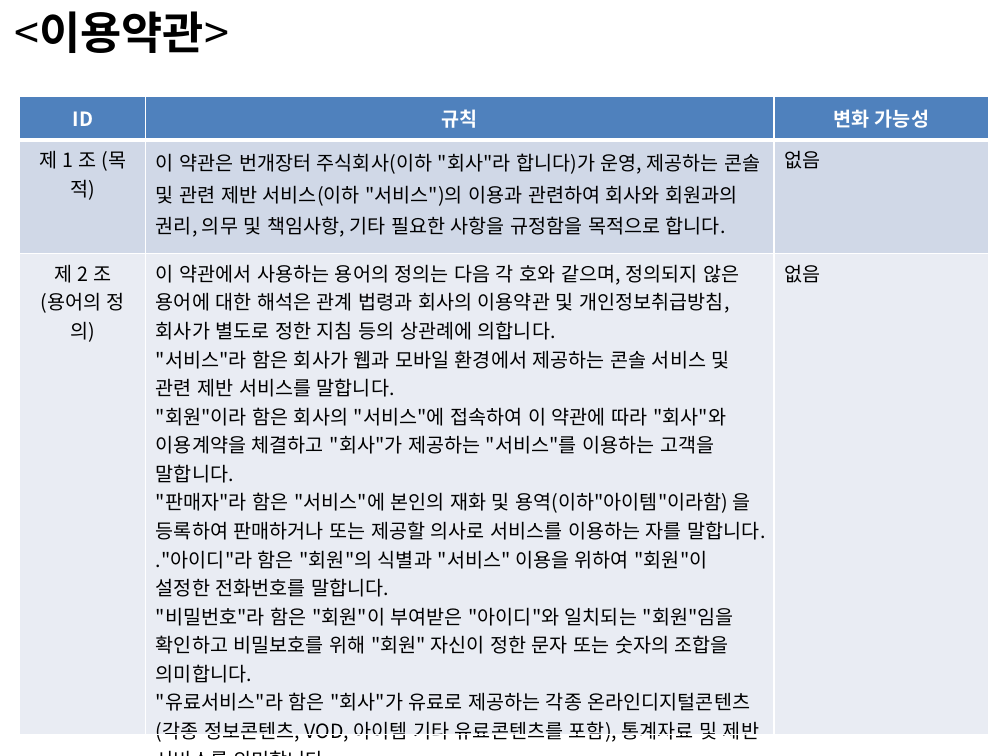
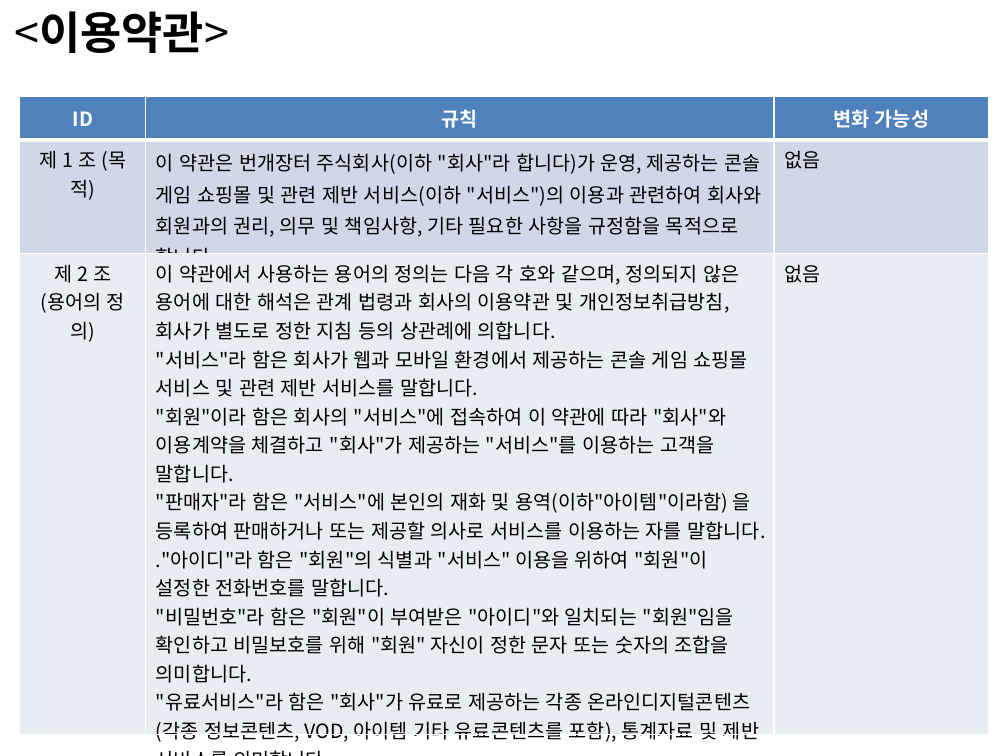
Before and after one commit to Jung-hyeon-Park/portfolio_actifact, a slide deck: slide 2 of 0. 기타/SW아키텍처+비전+수립+-+비즈니스룰+-+_박범진, 박정현.pptx. Drawn at 1008x756 pixels with LibreOffice and Linux fonts; fonts in the diff are those of the drawing. Boxes give left, top, right and bottom in pixels: in the first picture for what was removed or moved away, otherwise in the second. Text is boxed around its words. In the diff, an @@ line names an element or a change of style, - is before the commit and + after.

```diff
--- a/0. 기타/SW아키텍처+비전+수립+-+비즈니스룰+-+_박범진, 박정현.pptx
+++ b/0. 기타/SW아키텍처+비전+수립+-+비즈니스룰+-+_박범진, 박정현.pptx
@@ table at [20,97,989,746] @@
@@ row 2, column 2: "이 약관은 번개장터 주식회사(이하 "회사"라 합니다)가 운영, 제공하는 콘솔 및 관련 제반 서비스(이하 "서비스")의 이용과 관련하여 회사와 회원과의 권리, 의무 및 책임사항, 기타 필요한 사항을 규정함을 목적으로 합니다." to "이 약관은 번개장터 주식회사(이하 "회사"라 합니다)가 운영, 제공하는 콘솔 게임 쇼핑몰 및 관련 제반 서비스(이하 "서비스")의 이용과 관련하여 회사와 회원과의 권리, 의무 및 책임사항, 기타 필요한 사항을 규정함을 목적으로 합니다." @@
@@ row 3, column 2: "이 약관에서 사용하는 용어의 정의는 다음 각 호와 같으며, 정의되지 않은 용어에 대한 해석은 관계 법령과 회사의 이용약관 및 개인정보취급방침, 회사가 별도로 정한 지침 등의 상관례에 의합니다. / "서비스"라 함은 회사가 웹과 모바일 환경에서 제공하는 콘솔 서비스 및 관련 제반 서비스를 말합니다. / "회원"이라 함은 회사의 "서비스"에 접속하여 이 약관에 따라 "회사"와 이용계약을 체결하고 "회사"가 제공하는 "서비스"를 이용하는 고객을 말합니다. / "판매자"라 함은 "서비스"에 본인의 재화 및 용역(이하"아이템"이라함) 을 등록하여 판매하거나 또는 제공할 의사로 서비스를 이용하는 자를 말합니다. / ."아이디"라 함은 "회원"의 식별과 "서비스" 이용을 위하여 "회원"이 설정한 전화번호를 말합니다. / "비밀번호"라 함은 "회원"이 부여받은 "아이디"와 일치되는 "회원"임을 확인하고 비밀보호를 위해 "회원" 자신이 정한 문자 또는 숫자의 조합을 의미합니다. / "유료서비스"라 함은 "회사"가 유료로 제공하는 각종 온라인디지털콘텐츠(각종 정보콘텐츠, VOD, 아이템 기타 유료콘텐츠를 포함), 통계자료 및 제반 서비스를 의미합니다." to "이 약관에서 사용하는 용어의 정의는 다음 각 호와 같으며, 정의되지 않은 용어에 대한 해석은 관계 법령과 회사의 이용약관 및 개인정보취급방침, 회사가 별도로 정한 지침 등의 상관례에 의합니다. / "서비스"라 함은 회사가 웹과 모바일 환경에서 제공하는 콘솔 게임 쇼핑몰 서비스 및 관련 제반 서비스를 말합니다. / "회원"이라 함은 회사의 "서비스"에 접속하여 이 약관에 따라 "회사"와 이용계약을 체결하고 "회사"가 제공하는 "서비스"를 이용하는 고객을 말합니다. / "판매자"라 함은 "서비스"에 본인의 재화 및 용역(이하"아이템"이라함) 을 등록하여 판매하거나 또는 제공할 의사로 서비스를 이용하는 자를 말합니다. / ."아이디"라 함은 "회원"의 식별과 "서비스" 이용을 위하여 "회원"이 설정한 전화번호를 말합니다. / "비밀번호"라 함은 "회원"이 부여받은 "아이디"와 일치되는 "회원"임을 확인하고 비밀보호를 위해 "회원" 자신이 정한 문자 또는 숫자의 조합을 의미합니다. / "유료서비스"라 함은 "회사"가 유료로 제공하는 각종 온라인디지털콘텐츠(각종 정보콘텐츠, VOD, 아이템 기타 유료콘텐츠를 포함), 통계자료 및 제반 서비스를 의미합니다." @@
```
Also in this commit, not shown: 12 other slides changed, 5 other files.
